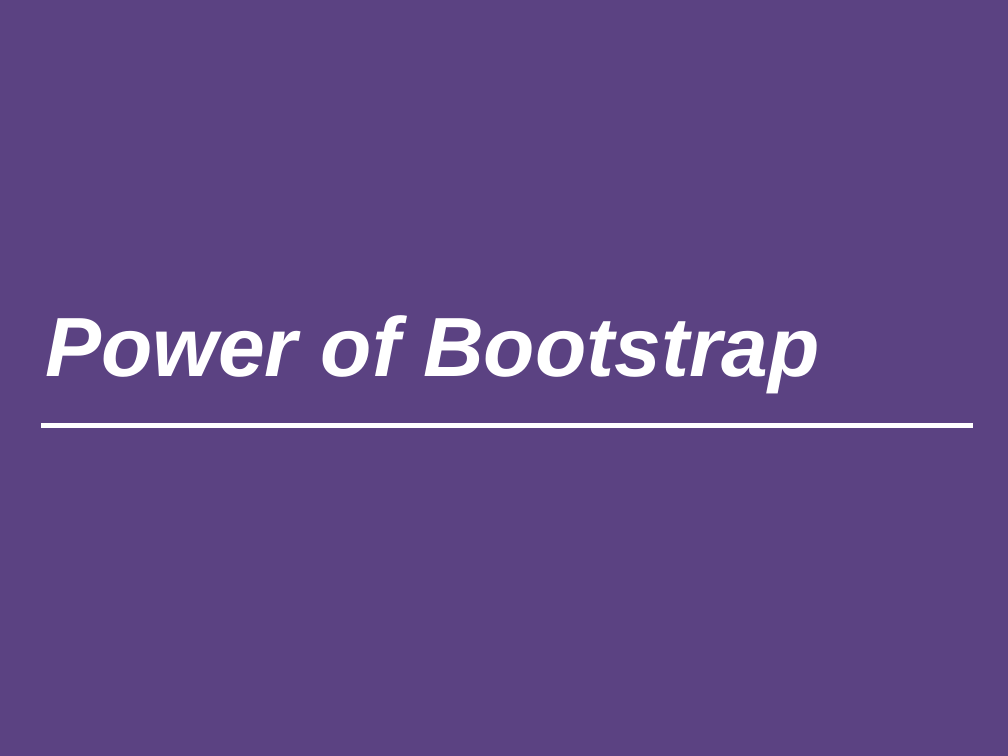
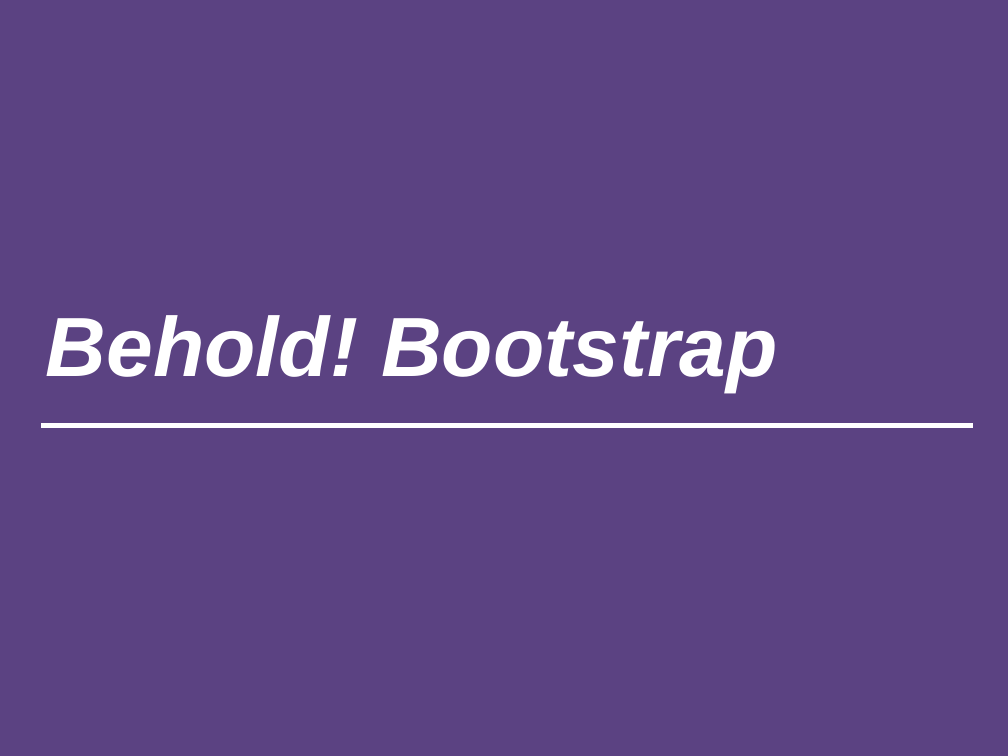
Before and after one commit to afhaque/Rice-DevChats-Bootstrap, a slide deck: slide 22 of slides/AHaque_Bootstrap-Presentation_1-24-15.pptx. Drawn at 1008x756 pixels with LibreOffice and Linux fonts; fonts in the diff are those of the drawing. Boxes give left, top, right and bottom in pixels: in the first picture for what was removed or moved away, otherwise in the second. Text is boxed around its words. In the diff, an @@ line names an element or a change of style, - is before the commit and + after.

Commit message:
Added "Post-Bootstrap" example to slides.

```diff
--- a/slides/AHaque_Bootstrap-Presentation_1-24-15.pptx
+++ b/slides/AHaque_Bootstrap-Presentation_1-24-15.pptx
@@ title at <box>46,315,777,391</box>: text changed @@
-Power of Bootstrap
+Behold! Bootstrap
```
Also in this commit, not shown: 2 other slides changed, 4 slides added, 2 slides removed, 1 other file.
